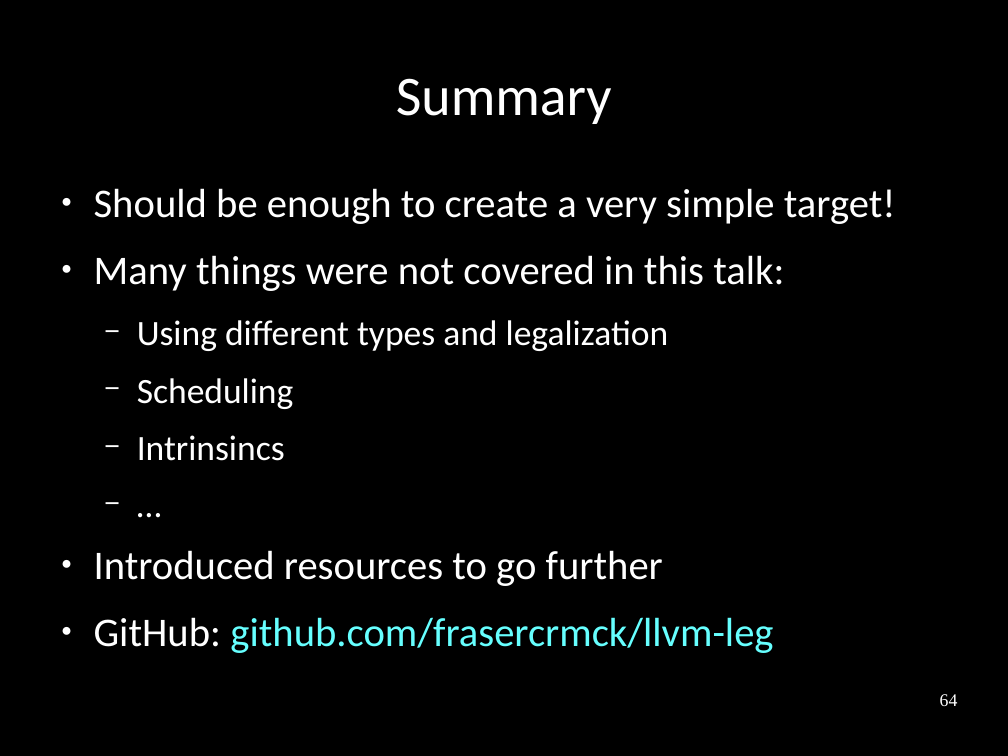
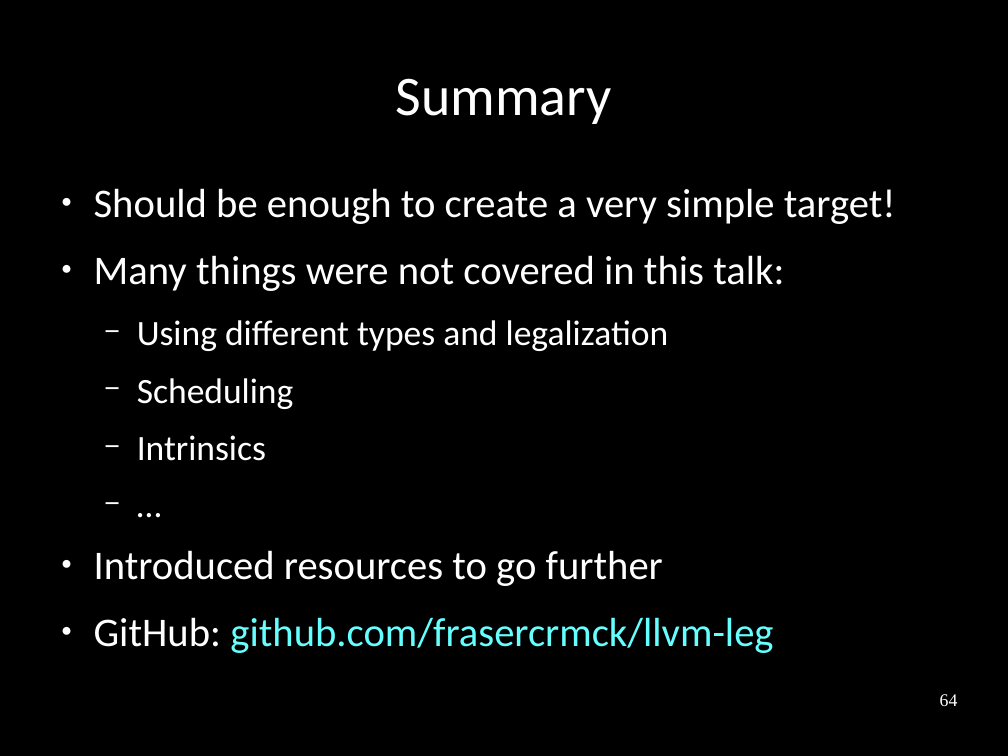
Before and after one commit to frasercrmck/llvm-leg, a slide deck: slide 64 of docs/Codeplay/Slides.odp. Drawn at 1008x756 pixels with LibreOffice and Linux fonts; fonts in the diff are those of the drawing. Boxes give left, top, right and bottom in pixels: in the first picture for what was removed or moved away, otherwise in the second. Text is boxed around its words. In the diff, an @@ line names an element or a change of style, - is before the commit and + after.

Commit message:
Intrinsics was mispelled.

```diff
--- a/docs/Codeplay/Slides.odp
+++ b/docs/Codeplay/Slides.odp
@@ text at (x1=137, y1=435, x2=266, y2=461): text changed @@
-  − Intrinsincs
+  − Intrinsics
```
